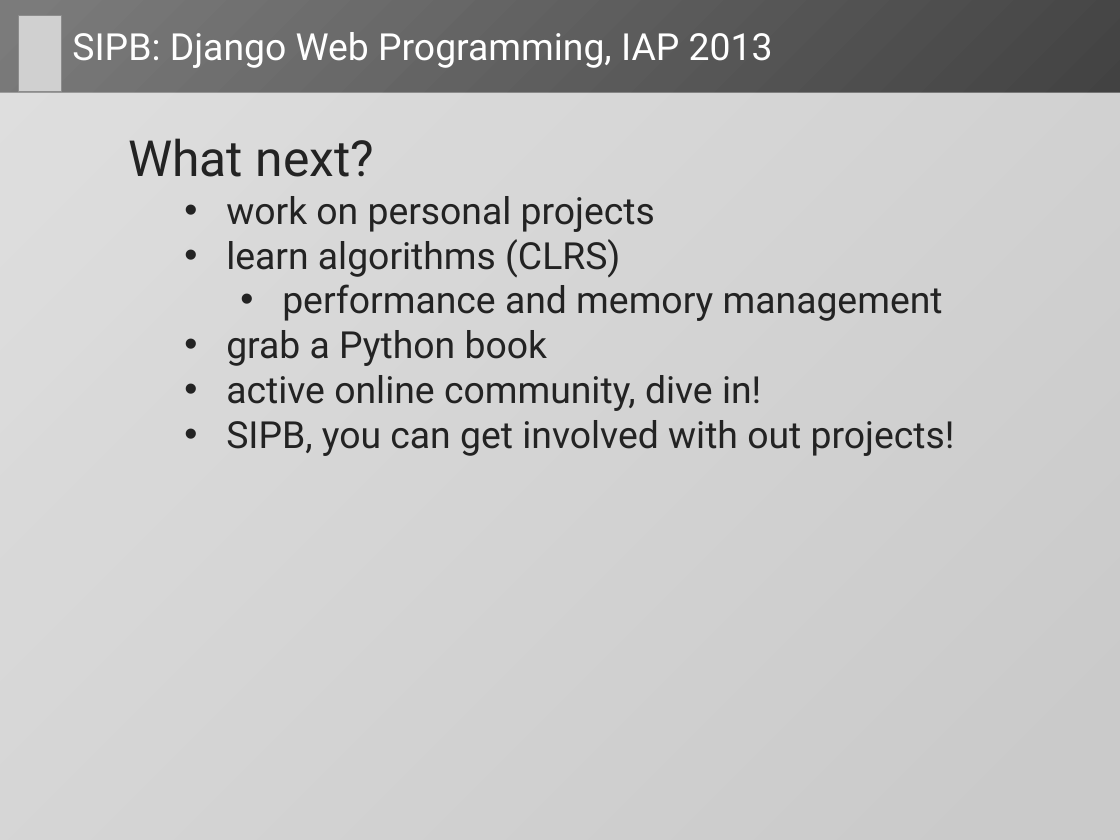
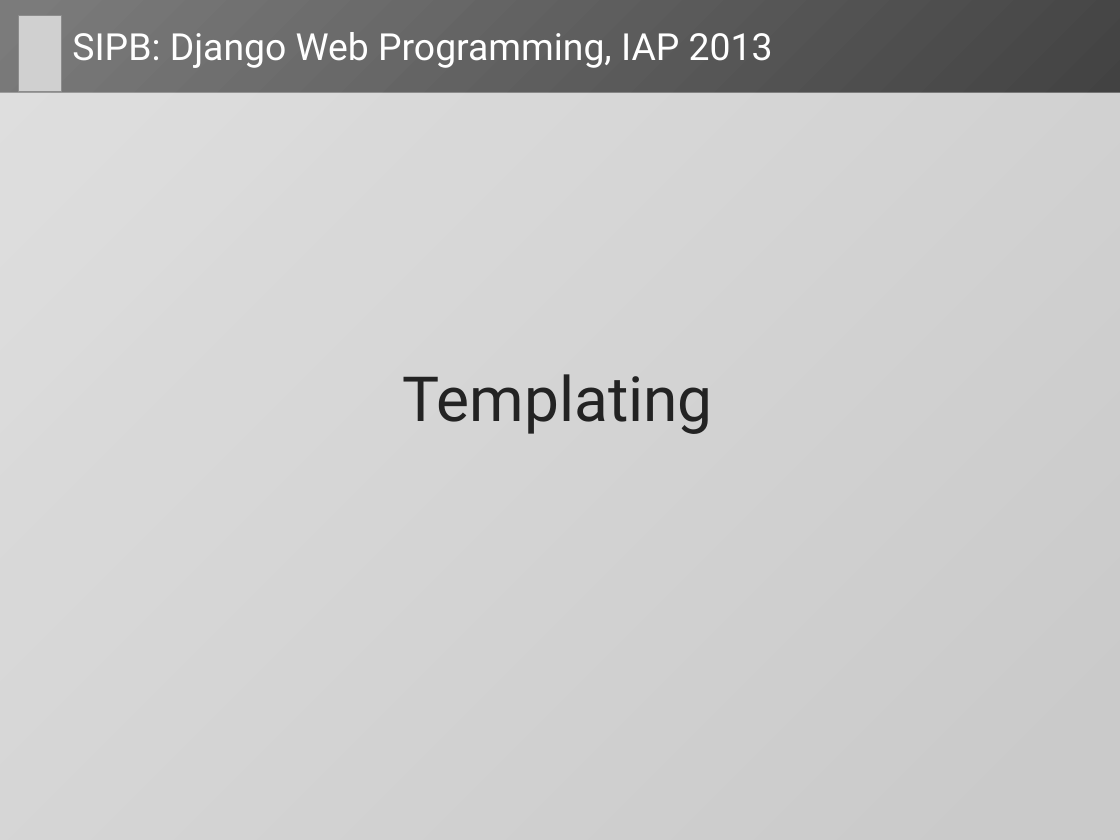
Before and after one commit to dlukeomalley/SIPB_django_class, a slide deck: slide 33 of slides/django_slides.pptx (slide 32 before the commit). Drawn at 1120x840 pixels with LibreOffice and Linux fonts; fonts in the diff are those of the drawing; grey boxes stand for pictures. Boxes give left, top, right and bottom in pixels: in the first picture for what was removed or moved away, otherwise in the second. Text is boxed around its words. In the diff, an @@ line names an element or a change of style, - is before the commit and + after.

```diff
--- a/slides/django_slides.pptx
+++ b/slides/django_slides.pptx
@@ text removed at <box>128,138,955,456</box> @@
-  What next?
-    • work on personal projects
-    • learn algorithms (CLRS)
-      • performance and memory management
-    • grab a Python book
-    • active online community, dive in!
-    • SIPB, you can get involved with out projects!
@@ text added at <box>403,374,713,434</box>, 40 pt, text #232323 @@
+Templating
```
Also in this commit, not shown: 15 other slides changed, 9 slides added, 1 slide removed, 3 other files.
